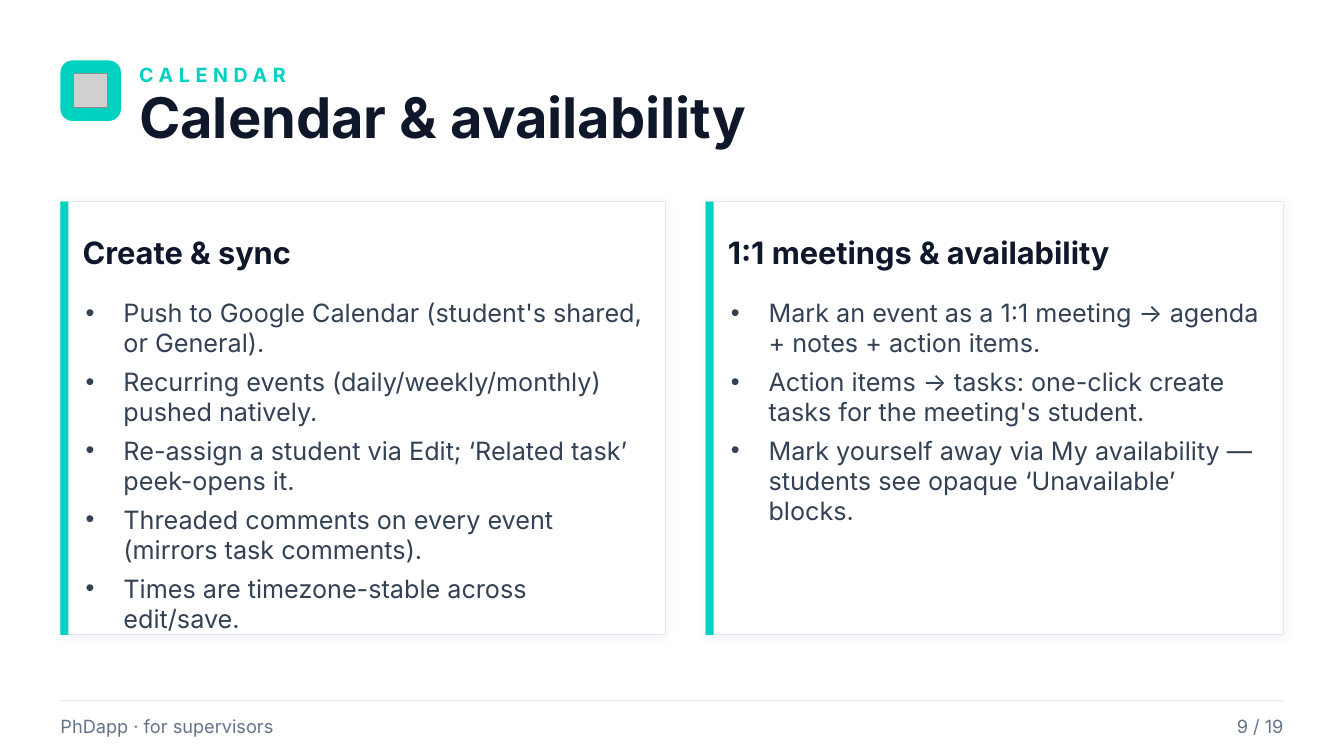
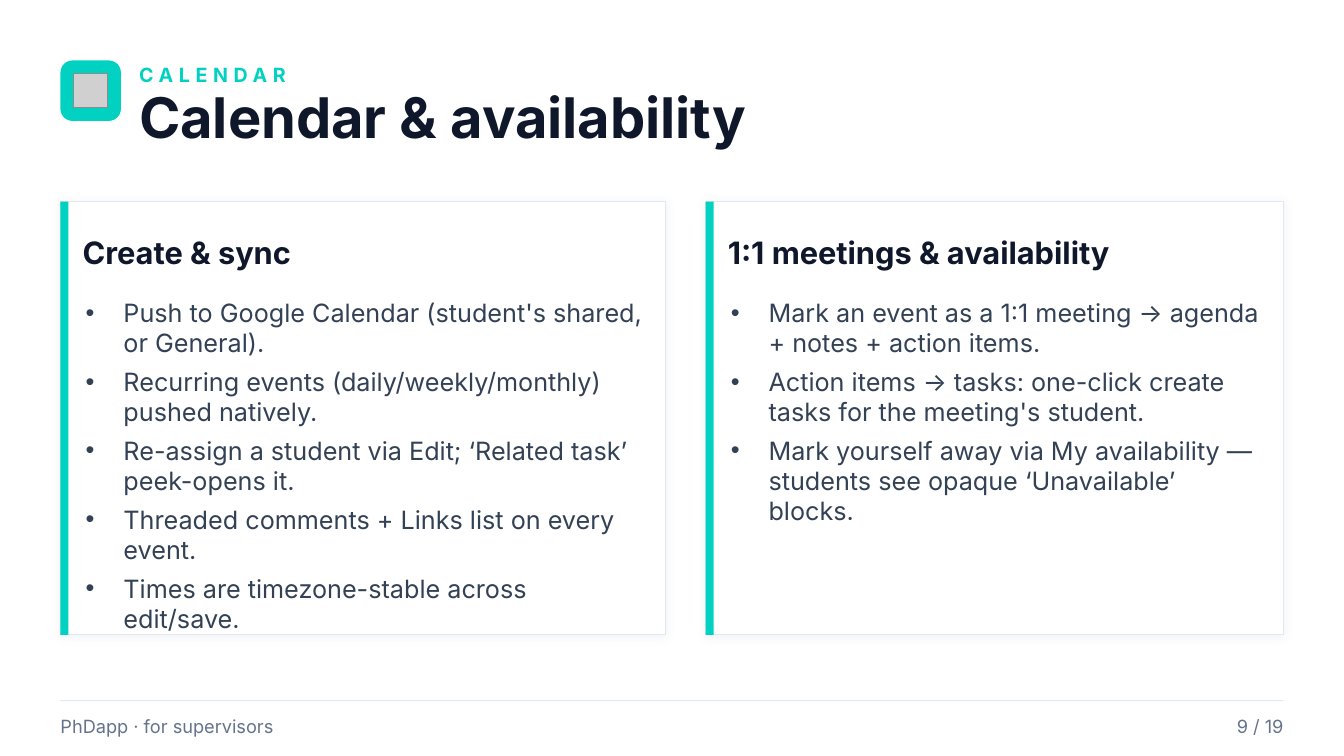
Before and after one commit to rafacastrocsic/phdapp, a slide deck: slide 9 of docs/PhDapp_Supervisor_Overview.pptx. Drawn at 1344x756 pixels with LibreOffice and Linux fonts; fonts in the diff are those of the drawing; grey boxes stand for pictures. Boxes give left, top, right and bottom in pixels: in the first picture for what was removed or moved away, otherwise in the second. Text is boxed around its words. In the diff, an @@ line names an element or a change of style, - is before the commit and + after.

```diff
--- a/docs/PhDapp_Supervisor_Overview.pptx
+++ b/docs/PhDapp_Supervisor_Overview.pptx
@@ text at (x1=123, y1=510, x2=615, y2=560): text changed @@
-• Threaded comments on every event (mirrors task comments).
+• Threaded comments + Links list on every event.
```
Also in this commit, not shown: 1 other slide changed, 1 other file.
